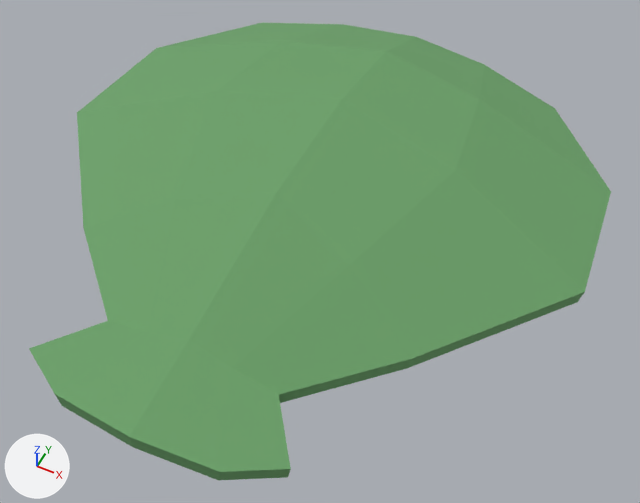
Two versions of the OBJ model models/Shells/BigFanShell.obj, one commit apart.
The view is the same before and after, from a 50 mm camera at (0.14, -0.253, 0.291) aimed at (0.018, -0.01, -0.013). The axes (+X, +Y, +Z) are drawn at lower left. The lights are the same throughout. Where no turn or scale is listed for an object, it has been applied to the vertices.

Script lines for the objects in view, before the commit:
```python
mat_sanddollar_002 = principled_material('SandDollar.002')
mat_sanddollar_002.base_color = (0.146, 0.351, 0.14)  # green #6ba069
mat_sanddollar_002.roughness = 0.921
me_fanshell_fanshellmesh = bpy.data.meshes.new('FanShell_FanShellMesh')
me_fanshell_fanshellmesh.from_pydata(...)  # 60 vertices, 58 faces; spans x -0.133..0.133, y -0.133..0.147, z -0.013..0.026
me_fanshell_fanshellmesh.materials.append(mat_sanddollar_002)  # green #6ba069
ob_fanshell_fanshellmesh = bpy.data.objects.new('FanShell_FanShellMesh', me_fanshell_fanshellmesh)
ob_fanshell_fanshellmesh.location = (0.0, 0.0, 0.0)
```
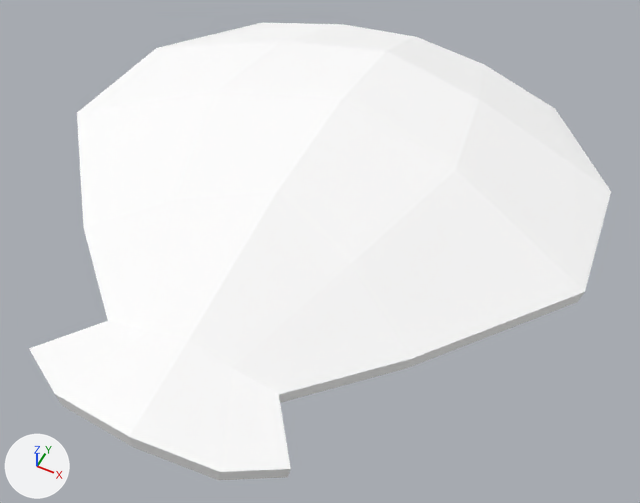
Changed parts and their boxes (x1, y1, x2, y2) in the pictures (640 x 503 px):
'FanShell_FanShellMesh', surface changed (green to white)
    both: (29, 23, 611, 480)

What changed in the scene script:
```text
Add img_solid_white_png:
    img_solid_white_png = load_image('solid_white.png', 'solid_white.png', 24, 24, 'sRGB')
Change mat_sanddollar_002:
    remove mat_sanddollar_002.base_color = (0.146, 0.351, 0.14)  # green #6ba069
    add mat_sanddollar_002.texture = img_solid_white_png
```
